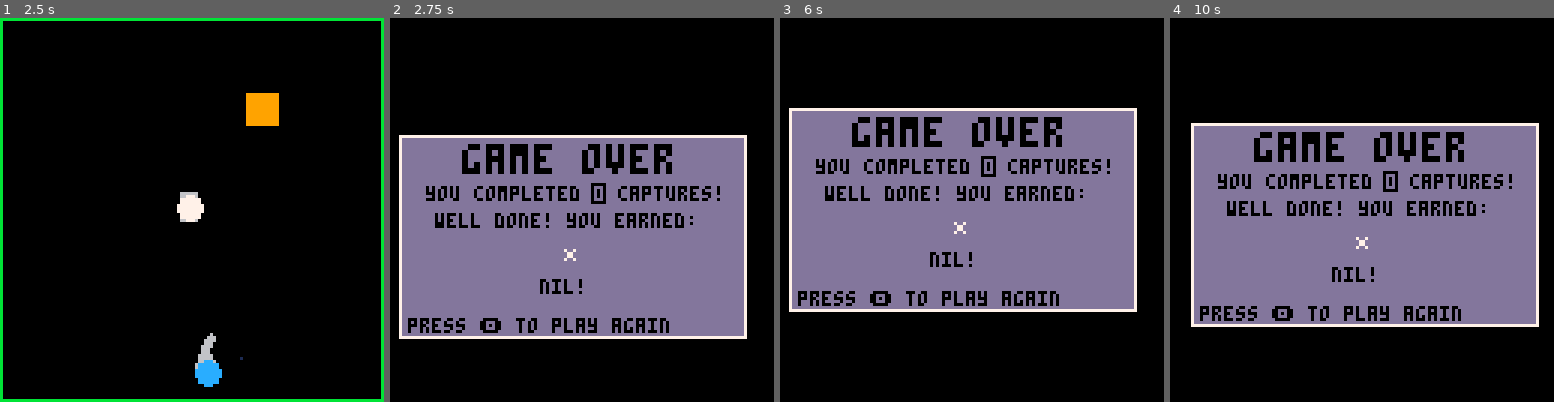
Above: before the commit, frames 1-4 (left to right).
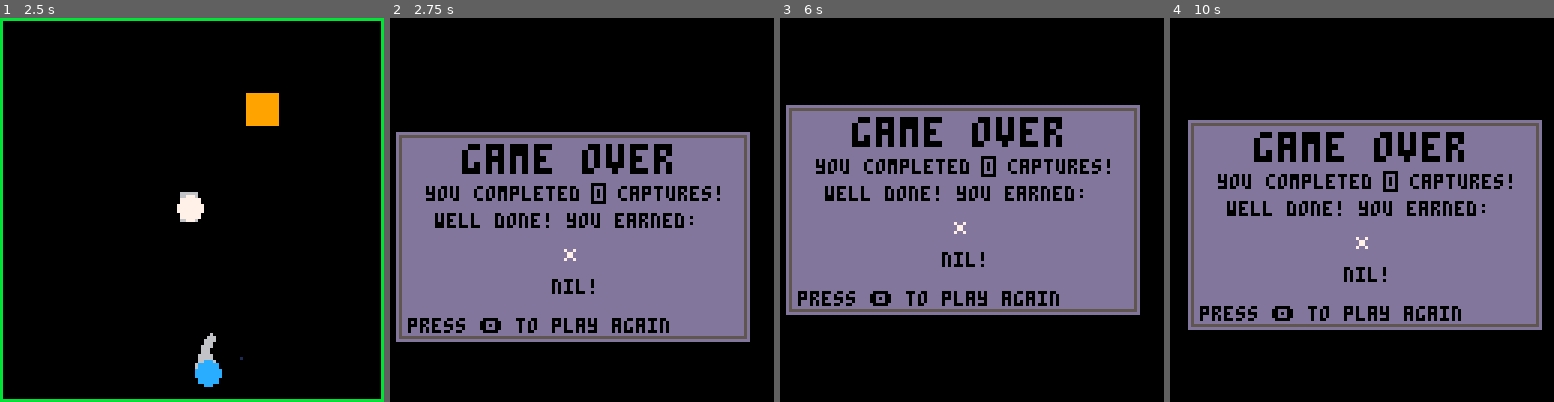
Above: after the commit, the same moments.

Repository: brettski/pico-8
Game: PICO-8 cartridge pivotpico.p8
The game is run twice, just before and just after one commit, with the same random seed, the same clock (stepped at 60 frames per second) and the same inputs.
Inputs:
- Up to frame 1 (2.5 s): tap X (X key) at 0.33, 1.07, 1.85 s; tap O (Z key) at 0.7, 1.7, 2.1 s
- Up to frame 2 (2.75 s): tap O (Z key) at 2.5 s
- Up to frame 3 (6 s): tap O (Z key) every 0.4 s from 2.9 to 5.7 s; tap X (X key) at 2.97, 4.08, 5.2 s
- Up to frame 4 (10 s): tap O (Z key) every 0.4 s from 6.1 to 9.7 s; tap X (X key) every 1.12 s from 6.32 to 9.67 s

Frame 1 is identical in both runs. In frame 2, 4.7% of the frame differs, in the area x 1-94%, y 29-85%; in frame 3, 4.7%; in frame 4, 4.7%.

Commit message:
update game over dialog. tweak point dot

Diff:
--- a/pivotpico.p8
+++ b/pivotpico.p8
@@ -99,8 +99,8 @@
 end
 
 function drw_go_dialog()
- rect(6,32,121,99,7)
- rectfill(7,33,120,98,13)
+ rectfill(5,31,122,100,13)
+ rect(6,32,121,99,5)
  print("\^w\^t\^bgame over",27,35,0)
  ?"you completed \^i"..score.."\^-i captures!",15,49,0
  print("well done! you earned:",18,58,0)
@@ -108,7 +108,7 @@
  i = min(15,i)
  local wi=winicon[i]
  spr(wi.i,59,68)
- local x = (113\2+5) - (#wi.t*4\2)
+ local x = (113\2+9) - (#wi.t*4\2)
  print(wi.t,x,80)
  print("press 🅾️ to play again",9,93)
 end
@@ -248,8 +248,8 @@
  }
 
 	function pdot:new()
-	 self.x=7+self.r+rnd(111-self.r)
-	 self.y=7+self.r+rnd(111-self.r)
+	 self.x=15+self.r+rnd(103-self.r)
+	 self.y=15+self.r+rnd(103-self.r)
 	end
 	--pdot:new()
 
@@ -327,18 +326,18 @@
 -->8
 --utils
 
+--table shift left
 function tblsftlft(tbl,lmt,val)
  add(tbl,val)
  if(#tbl>lmt) deli(tbl,1)
  --tables are by reference
 end
 
+--ternary
 function trny(c,t,f)
- if c then
-  return t
- else
-  return f
- end
+ --if (c) return t
+ --return f
+ return c and t or f
 end
 
 function doshake()
